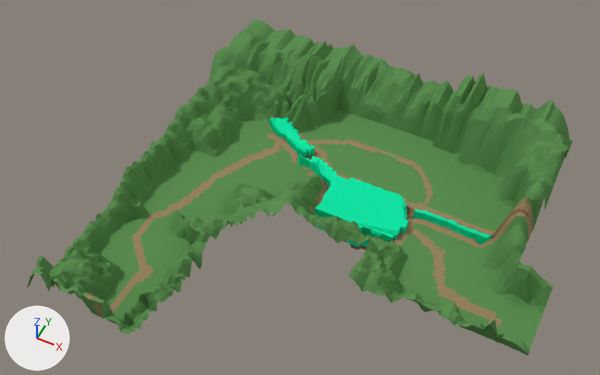
The Blender file Assets/Models/level2_New_Models/lvl2_final_5_21_18.blend as it was, and as the next commit left it.
Camera for both pictures: a 50 mm camera at (62.0, -421.0, 677.0) aimed at (-180.0, 64.0, 71.0). The lights are fixed; the arrows at lower left show +X, +Y and +Z.

Objects in the first picture: 'level_4.000', 'level_4.01'.
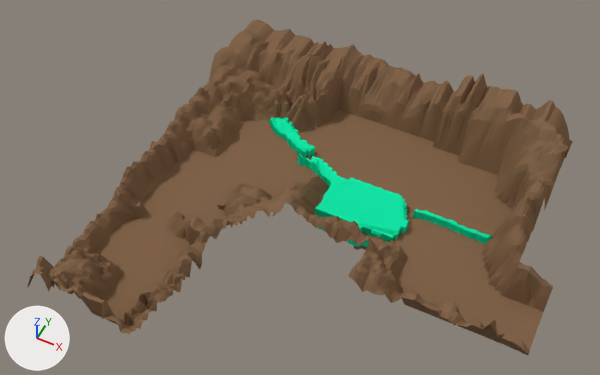
Edits to the bpy script that builds the scene:
```text
Change me_plane_001:
    used by ob_level_4_01; location = (-0.4, 31.1, 13.2); rotation_euler = (1.571, 0.0, 0.0), in degrees (90, 0, 0)
    remove me_plane_001.from_pydata(...)  # 9117 vertices, 8871 faces, 2 loose edges; spans x -350.0..73.0, y -13.0..94.0, z -236.0..175.0
    add me_plane_001.from_pydata(...)  # 9117 vertices, 8875 faces, 2 loose edges; spans x -350.0..73.0, y -13.0..94.0, z -236.0..175.0
    me_plane_001 part 1: 267 vertices moved from x -132.0..73.0, y -13.0..39.0, z -184.0..21.0 to x -132.0..73.0, y 16.0..32.0, z -184.0..21.0
    me_plane_001 part 2: 44 vertices moved from x -261.0..-212.0, y 16.0..23.0, z -43.0..23.0 to x -260.0..-212.0, y 16.0..23.0, z -43.0..23.0
    me_plane_001 part 3: 7462 faces spanning x -350.0..73.0, y -5.0..94.0, z -236.0..175.0 switch from mat_grass (green #5d8f52) to mat_mud (brown #83654b)
    me_plane_001 part 4: 771 faces spanning x -316.0..41.0, y 0.0..79.0, z -154.0..169.0 switch from mat_trail (brown #998460) to mat_mud (brown #83654b)
```

Location of each change, (x1, y1, x2, y2) in pixels of the pictures (600 x 375 px; the box of a moved part takes in the faces that stretch with it):
part 1 of me_plane_001, moved or reshaped
    before: (343, 115, 549, 327)
    after: (353, 115, 549, 327)
part 2 of me_plane_001, moved or reshaped
    before: (213, 189, 278, 225)
    after: (213, 189, 278, 226)
part 3 of me_plane_001, recoloured (green to brown)
    both: (28, 19, 573, 355)
part 4 of me_plane_001, recoloured
    both: (86, 132, 533, 327)
